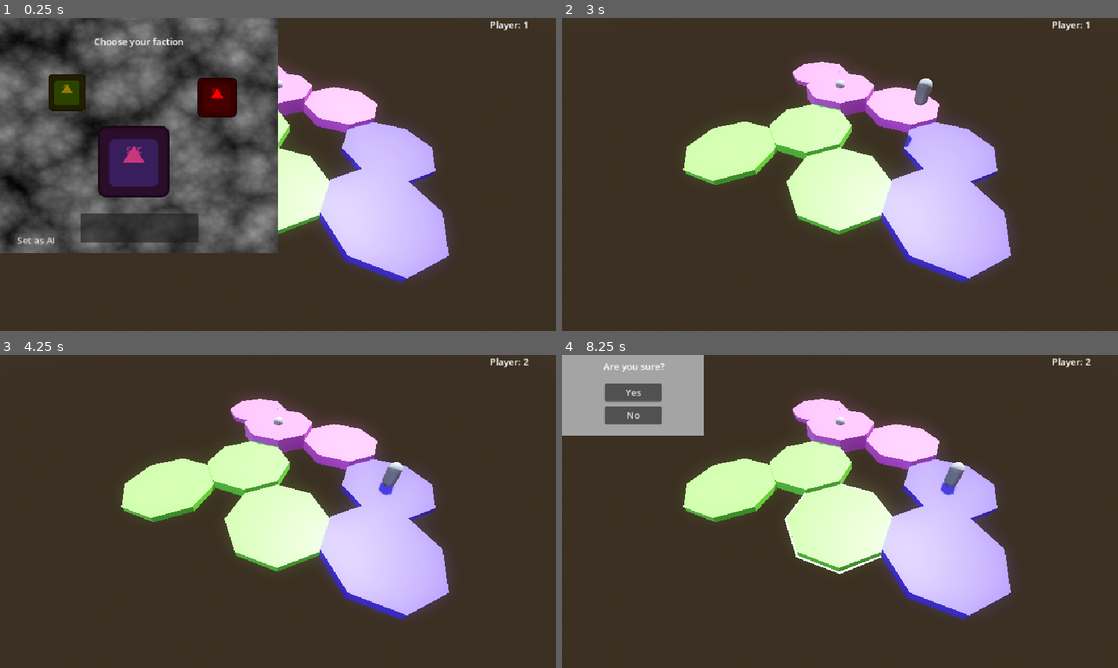
Above: before the commit, frames 1-4 (two rows, left to right).
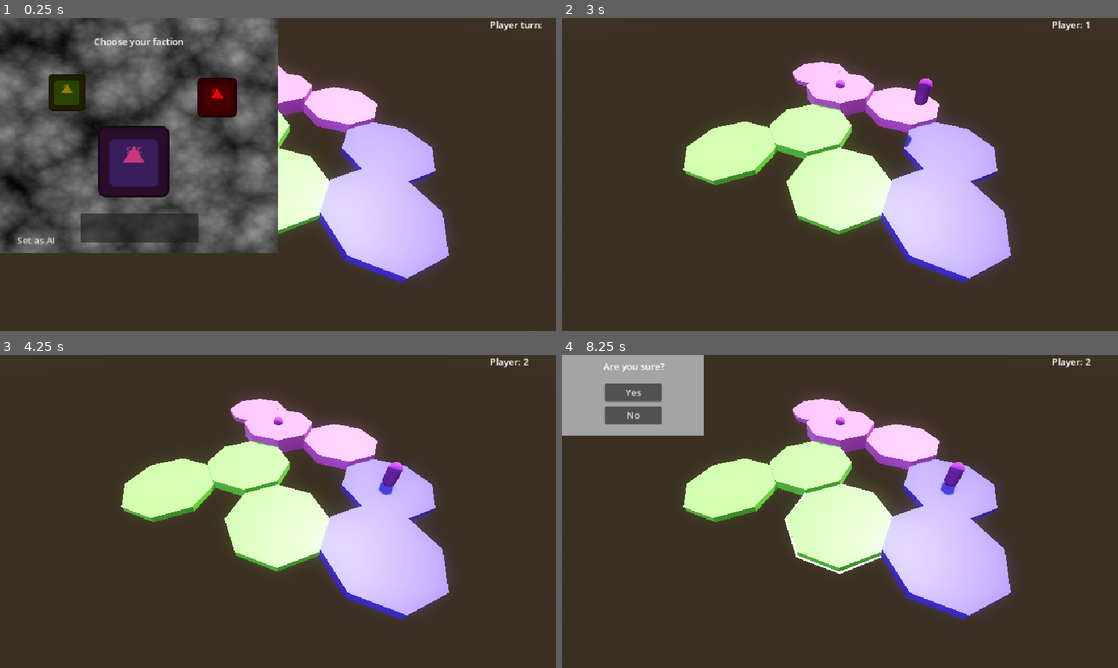
Above: after the commit, the same moments.

Repository: zlounsberry/OatsBrackeysJam2025
Game: Godot game, scene res://scenes/main.tscn
The game is run twice, just before and just after one commit, with the same random seed, the same clock (stepped at 60 frames per second) and the same inputs. The engine's default icon, where the game draws it, is replaced by a stand-in: a white triangle on a blue panel in a dark square.
Inputs (mouse positions are in pixels of both pictures, inside the frame that each line leads up to):
- Up to frame 1 (0.25 s): no input
- Up to frame 2 (3 s): click (701, 227) at 0.5 s; click (701, 227) at 1.25 s; tap Enter at 2 s; move the mouse to (962, 158) at 2.02 s; press the mouse at (962, 158) at 2.03 s; hold Right (ui_right) 2.03-2.75 s; release the mouse at (962, 158) at 2.75 s; click "Yes" at 2.75 s
- Up to frame 3 (4.25 s): move the mouse to (166, 527) at 3.52 s; hold Left (ui_left) from 3.53 s (still down); click (166, 527) at 3.6 s
- Up to frame 4 (8.25 s): tap Space at 4.25, 6.5, 8 s; move the mouse to (895, 442) at 4.27 s; release Left (ui_left) at 4.28 s; press the mouse at (895, 442) at 4.28 s; hold Right (ui_right) 4.28-5 s; release the mouse at (895, 442) at 5 s; click "No" at 5 s; tap Enter at 5.75, 7.25 s; move the mouse to (812, 574) at 5.77 s; hold Right (ui_right) 5.78-6.53 s; click (812, 574) at 5.85 s; move the mouse to (1006, 558) at 6.52 s; press the mouse at (1006, 558) at 6.53 s; hold Left (ui_left) from 6.53 s (still down); move the mouse to (673, 464) at 7.27 s; release the mouse at (673, 464) at 7.28 s; click (673, 464) at 7.35 s; move the mouse to (867, 511) at 8.02 s; press the mouse at (867, 511) at 8.03 s

The runs differ from the first frame. In frame 1, less than 0.1% of the frame differs, in the area x 50-98%, y 1-23%; in frame 2, 0.2%, in the area x 49-67%, y 19-28%; in frame 3, 0.2%; in frame 4, 0.2%.

Commit message:
faction selector hooked up

Diff:
--- a/oatsbrackeysjam2025/scenes/hud.tscn
+++ b/oatsbrackeysjam2025/scenes/hud.tscn
@@ -19,3 +19,4 @@
 [node name="FactionSelection" parent="." instance=ExtResource("3_5ysmq")]
 
 [connection signal="player_selected_yes" from="ConfirmMenu" to="." method="_on_confirm_menu_player_selected_yes"]
+[connection signal="start_game" from="FactionSelection" to="." method="_on_faction_selection_start_game"]
--- a/oatsbrackeysjam2025/scenes/main.tscn
+++ b/oatsbrackeysjam2025/scenes/main.tscn
@@ -33,3 +33,4 @@
 
 [connection signal="clicked_this_tile" from="Map" to="." method="_on_map_clicked_this_tile"]
 [connection signal="player_confirmed" from="HUD" to="." method="_on_hud_player_confirmed"]
+[connection signal="start_game" from="HUD" to="." method="_on_hud_start_game"]
--- a/oatsbrackeysjam2025/scripts/classes/army.gd
+++ b/oatsbrackeysjam2025/scripts/classes/army.gd
@@ -9,6 +9,7 @@
 
 @export var is_ai: bool = false
 @export var currently_taking_turn: bool = false
+@export var controlling_player_id: int = -99
 @export var faction_id: int = 0
 
 
--- a/oatsbrackeysjam2025/scripts/faction_selection.gd
+++ b/oatsbrackeysjam2025/scripts/faction_selection.gd
@@ -1,4 +1,6 @@
 extends NinePatchRect
+
+signal start_game
 
 @onready var current_selection: int = GameState.FACTIONS.SANDWICH_COOKIE_CHAN
 @onready var left_position: Vector2 = $SCC.position
@@ -86,6 +88,7 @@
 	current_player_choosing += 1
 	if current_player_choosing >= GameState.number_of_players:
 		print("all done!")
+		start_game.emit()
 		GameState.current_state = GameState.STATE_MACHINE.SELECTING_IN_GAME
 		self.queue_free()
 
--- a/oatsbrackeysjam2025/scripts/hud.gd
+++ b/oatsbrackeysjam2025/scripts/hud.gd
@@ -1,6 +1,7 @@
 extends CanvasLayer
 
 signal player_confirmed(is_yes: bool)
+signal start_game
 
 
 func update_player_turn_label() -> void:
@@ -9,3 +10,7 @@
 
 func _on_confirm_menu_player_selected_yes(is_yes: bool) -> void:
 	player_confirmed.emit(is_yes)
+
+
+func _on_faction_selection_start_game() -> void:
+	start_game.emit()
--- a/oatsbrackeysjam2025/scripts/main.gd
+++ b/oatsbrackeysjam2025/scripts/main.gd
@@ -3,15 +3,6 @@
 const ARMY = preload("res://scenes/army.tscn")
 
 signal player_confirmed(is_yes: bool)
-
-
-func _ready():
-	for player_value in GameState.number_of_players:
-		var new_army: Army = ARMY.instantiate()
-		new_army.name = str("Army", player_value)
-		add_child(new_army)
-	#GameState.current_state = GameState.STATE_MACHINE.SELECTING_START
-	_update_current_player()
 
 
 func _show_confirm_menu():
@@ -58,3 +49,14 @@
 
 func _on_hud_player_confirmed(is_yes: bool) -> void:
 	player_confirmed.emit(is_yes)
+
+
+func _on_hud_start_game() -> void:
+	for player_value in GameState.number_of_players:
+		var new_army: Army = ARMY.instantiate()
+		new_army.controlling_player_id = player_value
+		new_army.name = str("Army", player_value)
+		add_child(new_army)
+		new_army.skin_self(GameState.current_player_dict[player_value]["faction_id"])
+	#GameState.current_state = GameState.STATE_MACHINE.SELECTING_START
+	_update_current_player()
